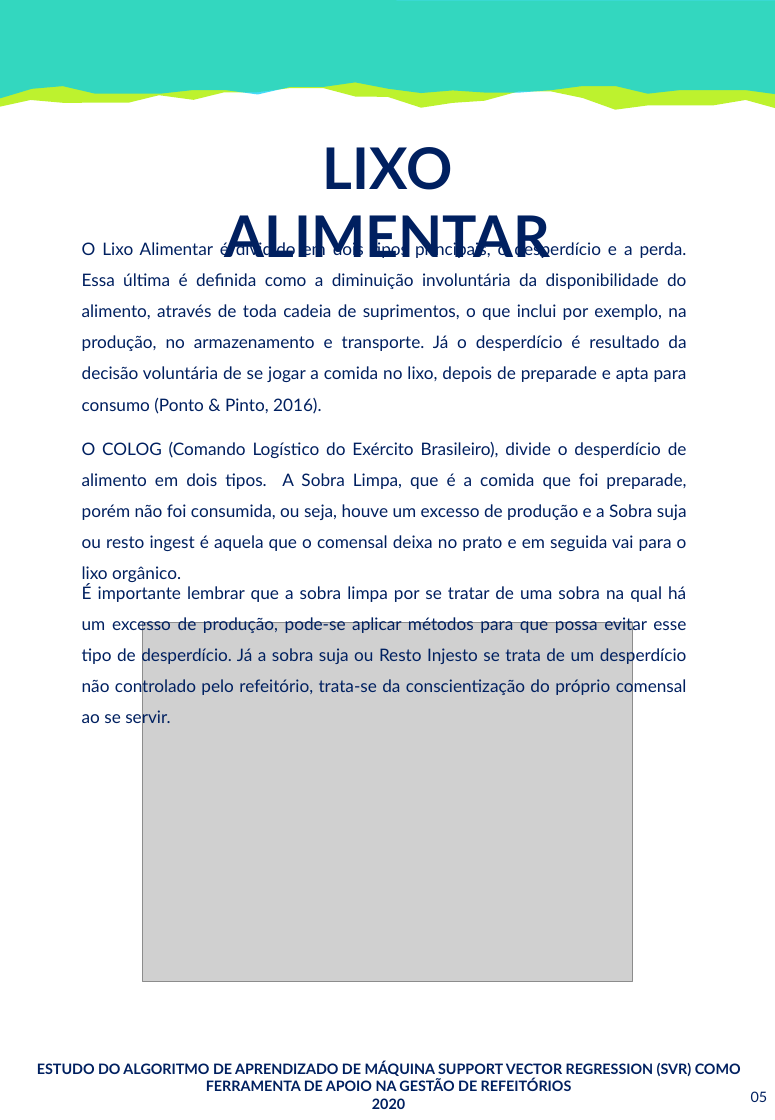
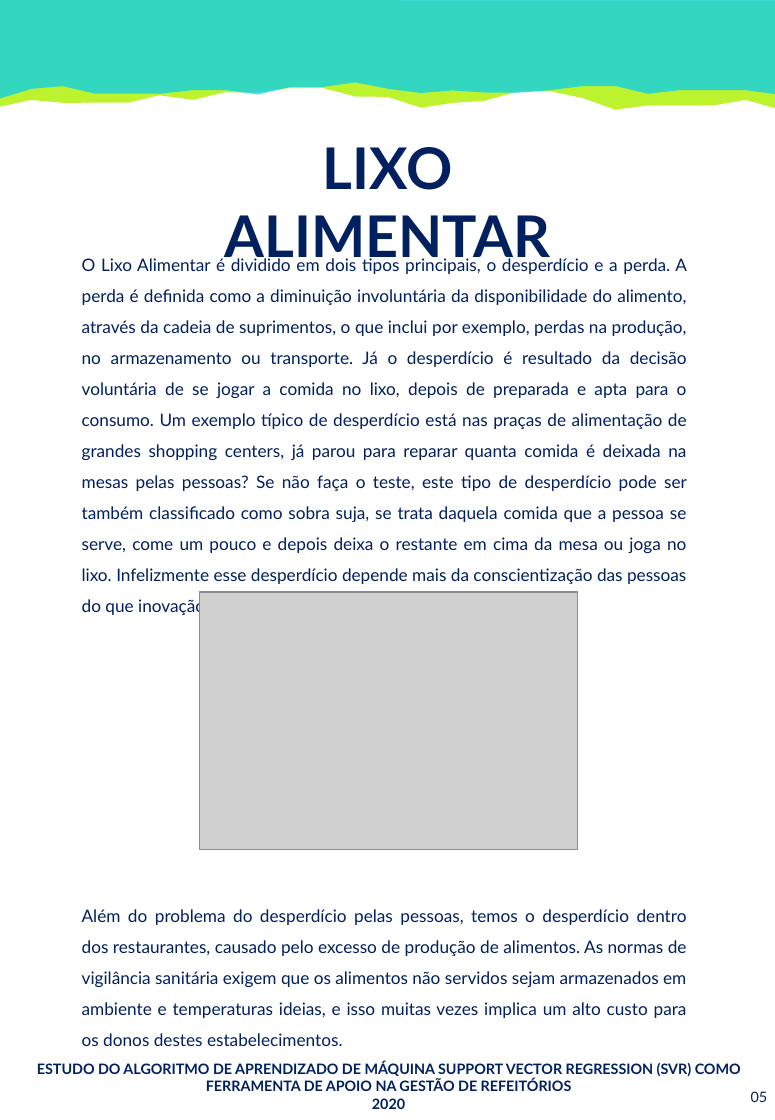
Before and after one commit to SrMartis/TCC1, a slide deck: slide 5 of Relatório Técnico - Revisão.pptx. Drawn at 775x1120 pixels with LibreOffice and Linux fonts; fonts in the diff are those of the drawing; grey boxes stand for pictures. Boxes give left, top, right and bottom in pixels: in the first picture for what was removed or moved away, otherwise in the second. Text is boxed around its words. In the diff, an @@ line names an element or a change of style, - is before the commit and + after.

```diff
--- a/Relatório Técnico - Revisão.pptx
+++ b/Relatório Técnico - Revisão.pptx
@@ text at bbox=[82, 258, 687, 1018]: text changed @@
-O Lixo Alimentar é dividido em dois tipos principais, o desperdício e a perda. Essa última é definida como a diminuição involuntária da disponibilidade do alimento, através de toda cadeia de suprimentos, o que inclui por exemplo, na produção, no armazenamento e transporte. Já o desperdício é resultado da decisão voluntária de se jogar a comida no lixo, depois de preparade e apta para consumo (Ponto & Pinto, 2016).
+O Lixo Alimentar é dividido em dois tipos principais, o desperdício e a perda. A perda é definida como a diminuição involuntária da disponibilidade do alimento, através da cadeia de suprimentos, o que inclui por exemplo, perdas na produção, no armazenamento ou transporte. Já o desperdício é resultado da decisão voluntária de se jogar a comida no lixo, depois de preparada e apta para o consumo. Um exemplo típico de desperdício está nas praças de alimentação de grandes shopping centers, já parou para reparar quanta comida é deixada na mesas pelas pessoas? Se não faça o teste, este tipo de desperdício pode ser também classificado como sobra suja, se trata daquela comida que a pessoa se serve, come um pouco e depois deixa o restante em cima da mesa ou joga no lixo. Infelizmente esse desperdício depende mais da conscientização das pessoas do que inovação tecnológica.
+Além do problema do desperdício pelas pessoas, temos o desperdício dentro dos restaurantes, causado pelo excesso de produção de alimentos. As normas de vigilância sanitária exigem que os alimentos não servidos sejam armazenados em ambiente e temperaturas ideias, e isso muitas vezes implica um alto custo para os donos destes estabelecimentos.
@@ text removed at bbox=[82, 442, 687, 551] @@
-O COLOG (Comando Logístico do Exército Brasileiro), divide o desperdício de alimento em dois tipos. A Sobra Limpa, que é a comida que foi preparade, porém não foi consumida, ou seja, houve um excesso de produção e a Sobra suja ou resto ingest é aquela que o comensal deixa no prato e em seguida vai para o lixo orgânico.
@@ text removed at bbox=[82, 584, 687, 727] @@
-É importante lembrar que a sobra limpa por se tratar de uma sobra na qual há um excesso de produção, pode-se aplicar métodos para que possa evitar esse tipo de desperdício. Já a sobra suja ou Resto Injesto se trata de um desperdício não controlado pelo refeitório, trata-se da conscientização do próprio comensal ao se servir.
@@ picture added at bbox=[200, 592, 578, 849] @@
@@ picture removed at bbox=[143, 623, 632, 982] @@
```
Also in this commit, not shown: 7 other slides changed, 4 slides added.
